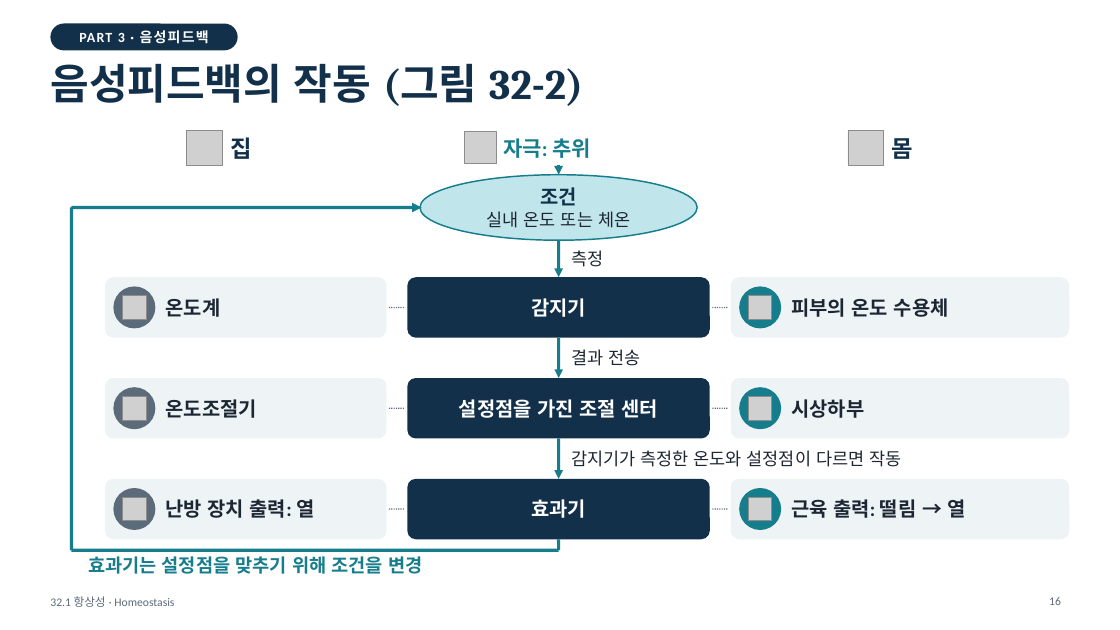
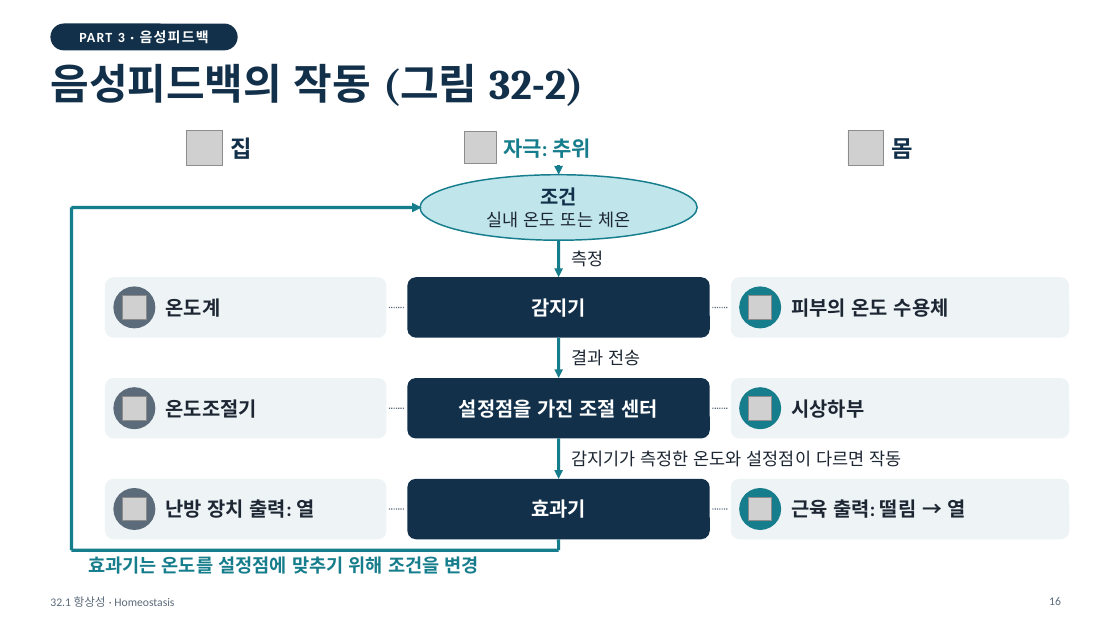
Before and after one commit to coula0908/biology, a slide deck: slide 16 of 32.1_homeostasis/32.1_Homeostasis_Korean.pptx. Drawn at 1120x630 pixels with LibreOffice and Linux fonts; fonts in the diff are those of the drawing; grey boxes stand for pictures. Boxes give left, top, right and bottom in pixels: in the first picture for what was removed or moved away, otherwise in the second. Text is boxed around its words. In the diff, an @@ line names an element or a change of style, - is before the commit and + after.

```diff
--- a/32.1_homeostasis/32.1_Homeostasis_Korean.pptx
+++ b/32.1_homeostasis/32.1_Homeostasis_Korean.pptx
@@ text at (x1=88, y1=556, x2=479, y2=574): text changed @@
-효과기는 설정점을 맞추기 위해 조건을 변경
+효과기는 온도를 설정점에 맞추기 위해 조건을 변경
```
Also in this commit, not shown: 1 other file.
